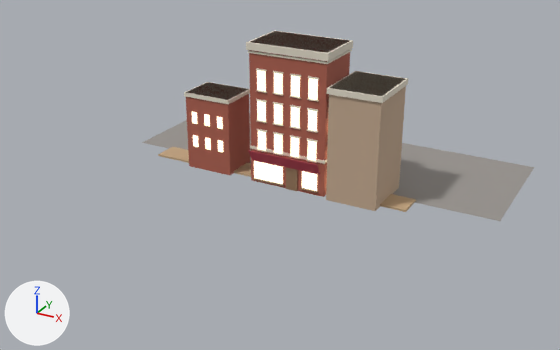
Before and after pictures for a commit that changed the glTF model public/assets/models/atlanta-corner-block.glb.
One viewpoint serves both versions: a 50 mm camera at (32.6, -64.1, 31.6) aimed at (0.0, -4.8, 1.9). Every picture has the same lights, and +X, +Y and +Z are marked at lower left. The picture after the commit comes second.

The older version as bpy lines, for what is in view:
```python
ob_display_window_left = bpy.data.objects.new('display_window_left', me_cube_041)
ob_display_window_left.location = (-2.0, -3.58, 1.6)
ob_lamp_globe = bpy.data.objects.new('lamp_globe', me_sphere)
ob_lamp_globe.location = (-3.5, -2.0, 4.95)
ob_lamp_post = bpy.data.objects.new('lamp_post', me_cylinder)
ob_lamp_post.location = (-3.5, -2.0, 2.25)
ob_lamp_post_001 = bpy.data.objects.new('lamp_post.001', me_cylinder_003)
ob_lamp_post_001.location = (3.5, -2.0, 2.25)
ob_sidewalk = bpy.data.objects.new('sidewalk', me_cube_076)
ob_sidewalk.location = (-2.0, -1.5, 0.1)
ob_street = bpy.data.objects.new('street', me_plane)
ob_street.location = (0.0, 6.5, 0.0)
# also in view: 'awning' at (0.0, -4.1, 3.0); 'pharmacy_cornice' at (0.0, -1.0, 13.6); 'corner_cornice' at (7.0, -1.0, 10.7); 'distant_main' at (-9.0, -1.5, 4.0); 'distant_cornice' at (-9.0, -1.5, 7.8)
```
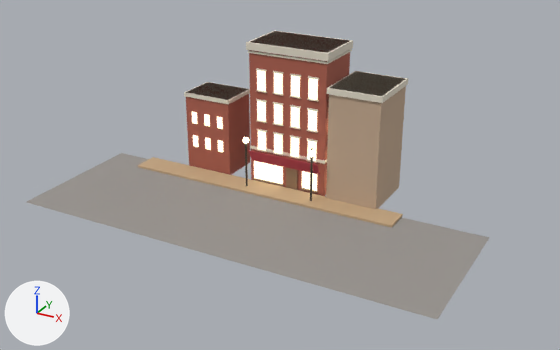
Commit message: fix(scene): correct GLB coordinate alignment — sidewalk + machine + sign now visible

Pixel boxes (x1, y1, x2, y2) of what changed, in the pictures (560 x 350 px):
'street', moved
    before: (142, 120, 534, 221)
    after: (27, 153, 489, 319)
'sidewalk', moved
    before: (158, 147, 416, 212)
    after: (138, 157, 403, 228)
'lamp_post', moved (not visible before)
    after: (245, 145, 248, 186)
'lamp_globe', moved (not visible before)
    after: (243, 137, 249, 144)

Edits to the bpy script that builds the scene:
```text
Change ob_street:
    ob_street.location: (0.0, 6.5, 0.0) -> (0.0, -11.0, 0.0)
Change ob_sidewalk:
    ob_sidewalk.location: (-2.0, -1.5, 0.1) -> (-2.0, -5.0, 0.1)
Change ob_lamp_post:
    ob_lamp_post.location: (-3.5, -2.0, 2.25) -> (-3.5, -5.2, 2.25)
Change ob_lamp_globe:
    ob_lamp_globe.location: (-3.5, -2.0, 4.95) -> (-3.5, -5.2, 4.95)
Change ob_lamp_post_001:
    ob_lamp_post_001.location: (3.5, -2.0, 2.25) -> (3.5, -5.2, 2.25)
```
